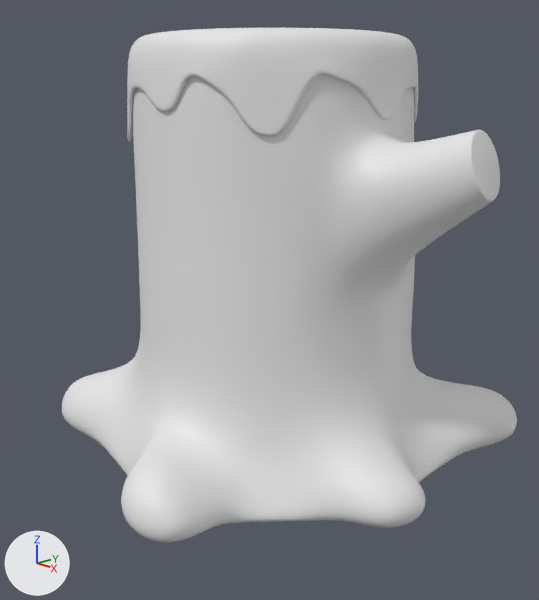
One commit to the Blender file scene_obj.blend: the scene before it, then after it.
Both versions are drawn from a 50 mm lens placed at (6.0, -5.7, 4.06), pointed at (0.28, -0.31, 1.85). The lights are fixed; the arrows at lower left show +X, +Y and +Z. The same objects are shown in both versions, whatever each file hides.

The older version as bpy lines, for what is in view:
```python
me_柱体_003 = bpy.data.meshes.new('柱体.003')
me_柱体_003.from_pydata(...)  # 11394 vertices, 11392 faces; spans x -2.23..2.7, y -2.49..2.32, z 0.0..4.56
me_柱体_003.polygons.foreach_set('use_smooth', [True] * 11392)
me_柱体_005 = bpy.data.meshes.new('柱体.005')
me_柱体_005.from_pydata(...)  # 3710 vertices, 3662 faces; spans x -0.95..0.97, y -0.95..0.95, z 0.53..1.37
ob_moss = bpy.data.objects.new('moss', me_柱体_005)
ob_moss.parent = ob_tree_stump
ob_moss.matrix_parent_inverse = Matrix(((1.0, 0.0, 0.0, 0.0), (0.0, 1.0, 0.0, 0.0), (0.0, 0.0, 1.0, 0.00214), (0.0, 0.0, 0.0, 1.0)))
ob_moss.location = (0.0, 0.0, 2.416)
ob_moss.scale = (1.55, 1.55, 1.55)
_m = ob_moss.modifiers.new('实体化', 'SOLIDIFY')
_m.thickness = -0.03
_m = ob_moss.modifiers.new('细分', 'SUBSURF')
_m.levels = 2
ob_tree_stump = bpy.data.objects.new('tree stump', me_柱体_003)
ob_tree_stump.location = (0.0, 0.0, 0.0)
```
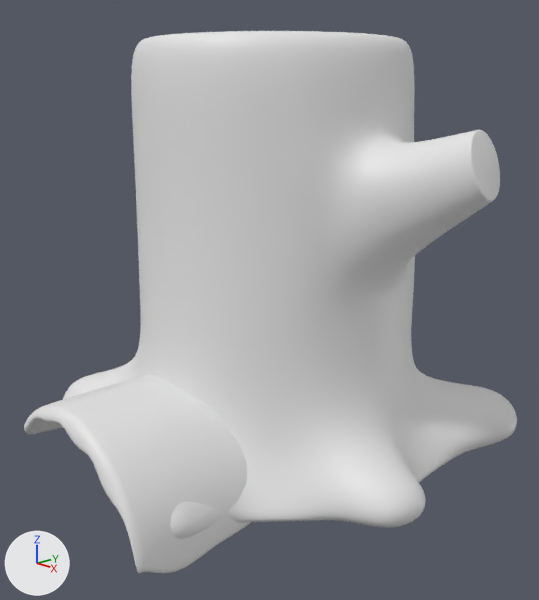
The change, as JSON lines over the scene's bpy script:
```json
{"op": "add", "block": "me_柱体_004", "code": ["me_柱体_004 = bpy.data.meshes.new('柱体.004')", "me_柱体_004.from_pydata(...)  # 312 vertices, 312 faces; spans x -1.96..1.88, y -2.69..2.69, z -1.16..1.24", "me_柱体_004.polygons.foreach_set('use_smooth', [True] * 312)"]}
{"op": "add", "block": "me_柱体_006", "code": ["me_柱体_006 = bpy.data.meshes.new('柱体.006')", "me_柱体_006.from_pydata(...)  # 112 vertices, 98 faces; spans x -1.05..1.18, y -2.75..-0.51, z -0.25..1.16", "me_柱体_006.polygons.foreach_set('use_smooth', [True] * 98)"]}
{"op": "set", "path": "ob_moss", "old": "bpy.data.objects.new('moss', me_柱体_005)", "new": "bpy.data.objects.new('moss', me_柱体_006)"}
{"op": "set", "path": "ob_moss.scale", "old": "(1.55, 1.55, 1.55)", "new": "(1.0, 1.0, 1.0)"}
{"op": "set", "path": "ob_moss.location", "old": "(0.0, 0.0, 2.416)", "new": "(0.0, 0.0, 0.0)"}
{"op": "add", "block": "ob_moss", "code": "_m = ob_moss.modifiers.new('缩裹', 'SHRINKWRAP')"}
{"op": "add", "block": "ob_moss", "code": "_m.target = ob_treechunk"}
{"block": "ob_moss", "where": "_m = ob_moss.modifiers.new('实体化', 'SOLIDIFY')"}
{"op": "set", "path": "_m.thickness", "old": "-0.03", "new": "-0.08"}
{"op": "add", "block": "ob_treechunk", "code": ["ob_treechunk = bpy.data.objects.new('treechunk', me_柱体_004)", "ob_treechunk.location = (0.0, 0.0, 0.0)", "_m = ob_treechunk.modifiers.new('细分', 'SUBSURF')", "_m.levels = 2", "ob_treechunk.hide_set(True)"]}
```

Changed parts and their boxes [x1, y1, x2, y2] in the pictures (539 x 600 px):
```json
{"object": "moss", "change": "reshaped, moved, modifiers changed, rescaled", "before": [127, 28, 418, 142], "after": [24, 374, 251, 573]}
```
